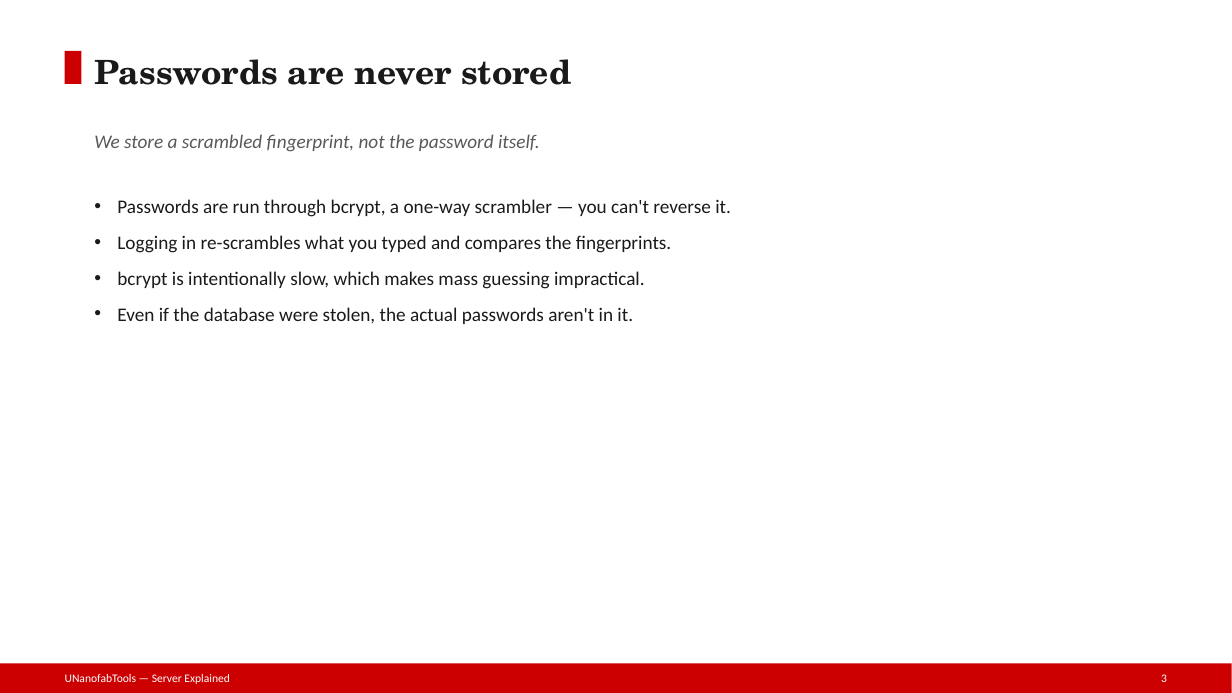
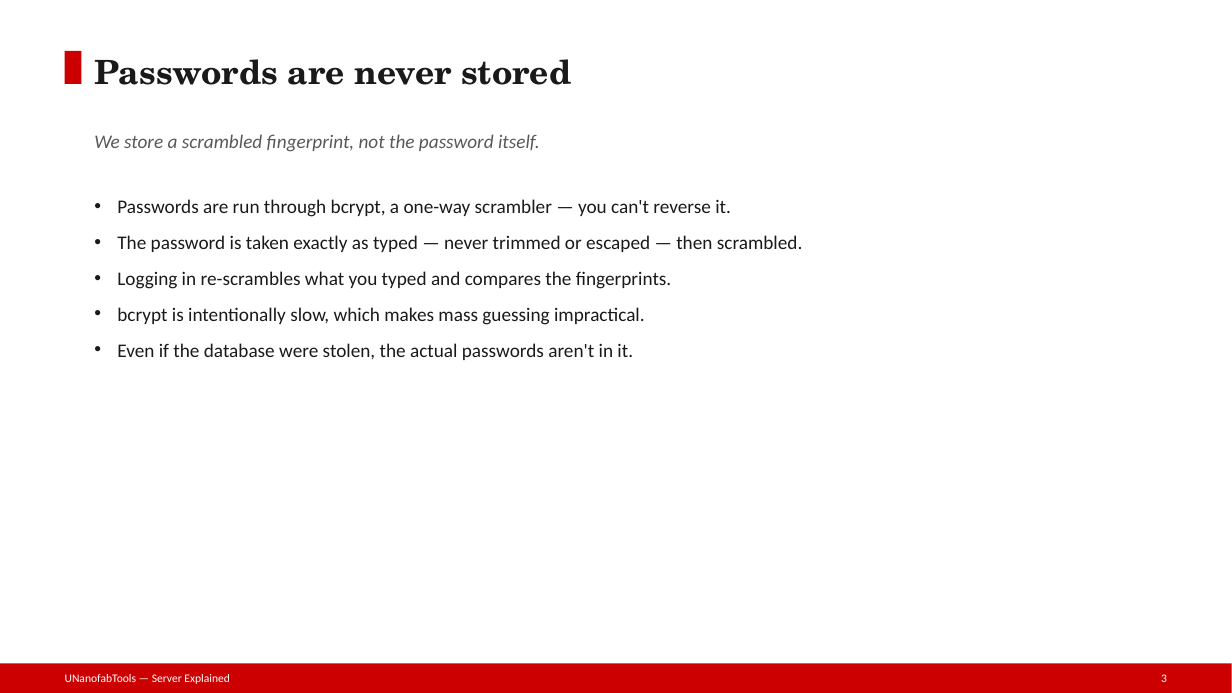
Before and after one commit to phelanhobbs/nanofab-documentation, a slide deck: slide 3 of presentation/UNanofabTools/flaskserver/slides/04-Authentication-and-Login.pptx. Drawn at 1232x693 pixels with LibreOffice and Linux fonts; fonts in the diff are those of the drawing. Boxes give left, top, right and bottom in pixels: in the first picture for what was removed or moved away, otherwise in the second. Text is boxed around its words. In the diff, an @@ line names an element or a change of style, - is before the commit and + after.

```diff
--- a/presentation/UNanofabTools/flaskserver/slides/04-Authentication-and-Login.pptx
+++ b/presentation/UNanofabTools/flaskserver/slides/04-Authentication-and-Login.pptx
@@ text at (117, 235, 803, 252): paragraph added @@
+• The password is taken exactly as typed — never trimmed or escaped — then scrambled.
```
Also in this commit, not shown: 2 other slides changed, 35 other files.
